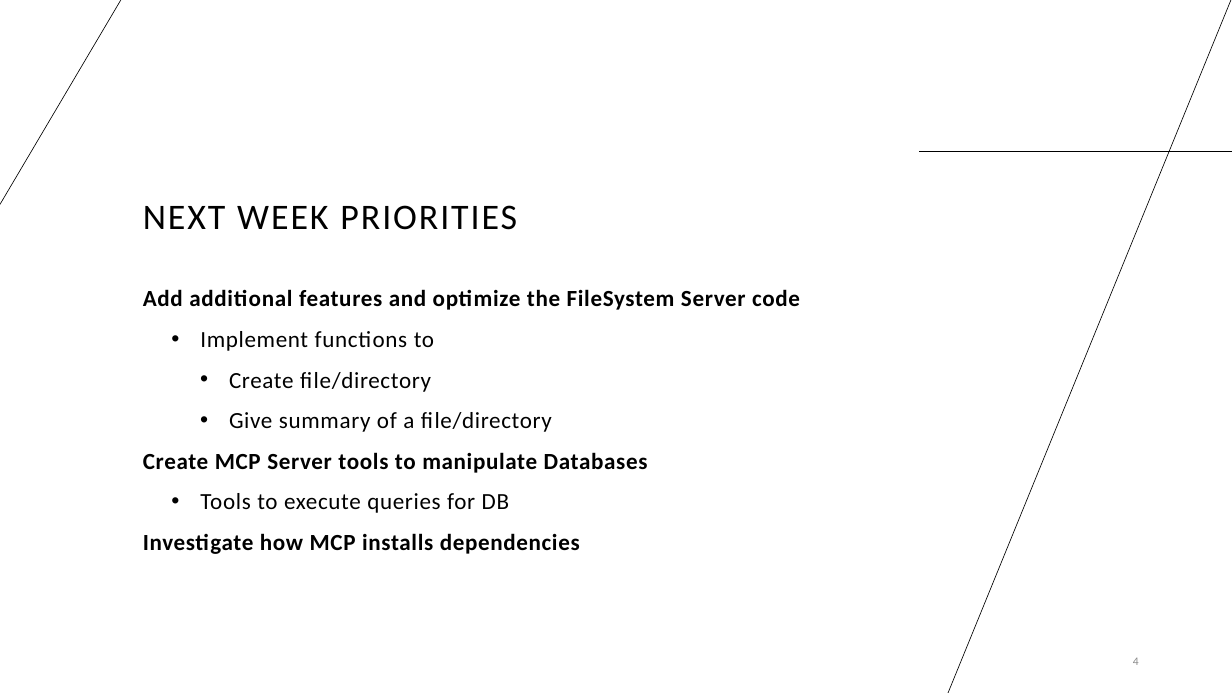
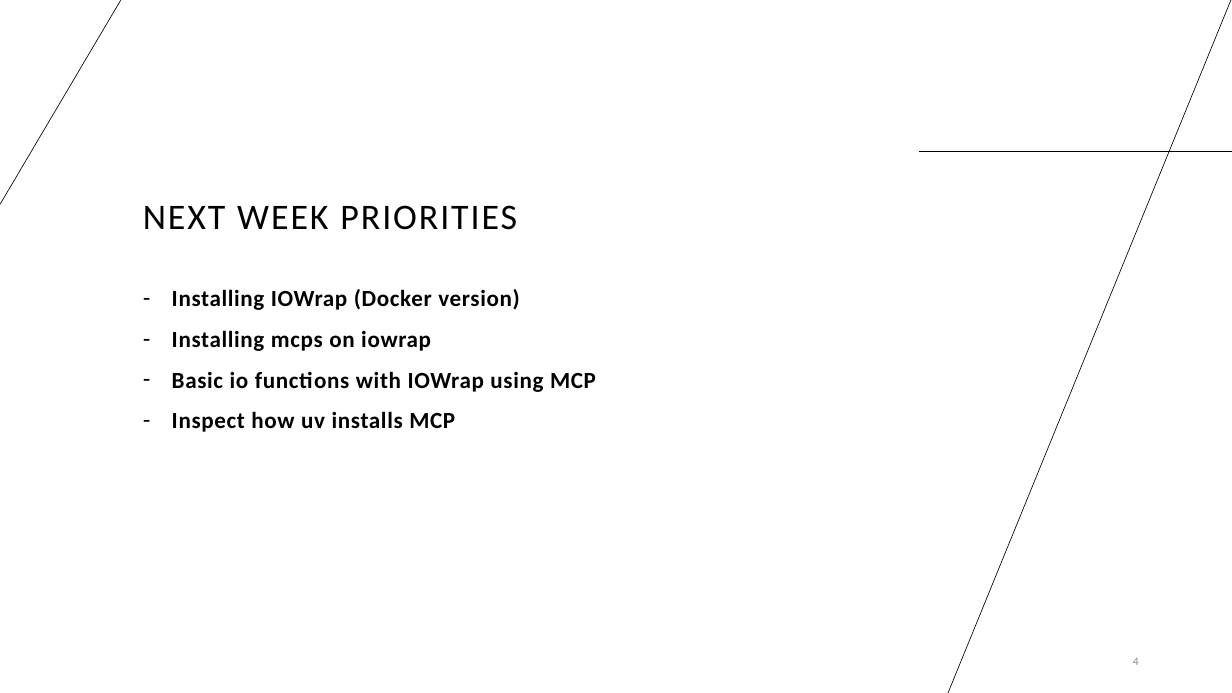
Before and after one commit to aumsathwara/GRC_Aum, a slide deck: slide 4 of Reports/Week 2 Report.pptx. Drawn at 1232x693 pixels with LibreOffice and Linux fonts; fonts in the diff are those of the drawing. Boxes give left, top, right and bottom in pixels: in the first picture for what was removed or moved away, otherwise in the second. Text is boxed around its words. In the diff, an @@ line names an element or a change of style, - is before the commit and + after.

Commit message:
add mcp on iowrap

```diff
--- a/Reports/Week 2 Report.pptx
+++ b/Reports/Week 2 Report.pptx
@@ text at box(172, 289, 596, 432): text changed @@
-Add additional features and optimize the FileSystem Server code
-  • Implement functions to
-    • Create file/directory
-    • Give summary of a file/directory
-Create MCP Server tools to manipulate Databases
-  • Tools to execute queries for DB
-Investigate how MCP installs dependencies
+– Installing IOWrap (Docker version)
+– Installing mcps on iowrap
+– Basic io functions with IOWrap using MCP
+– Inspect how uv installs MCP
```
Also in this commit, not shown: 2 other slides changed, 11 other files.
